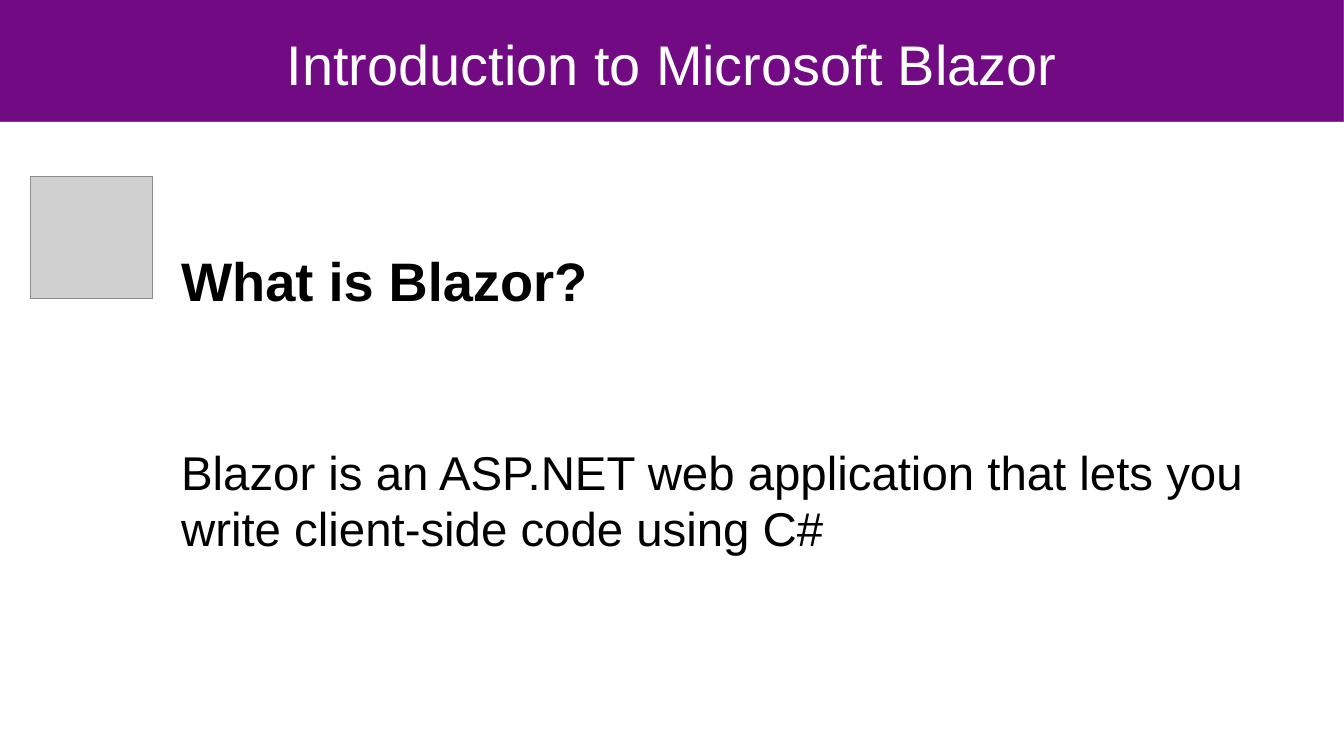
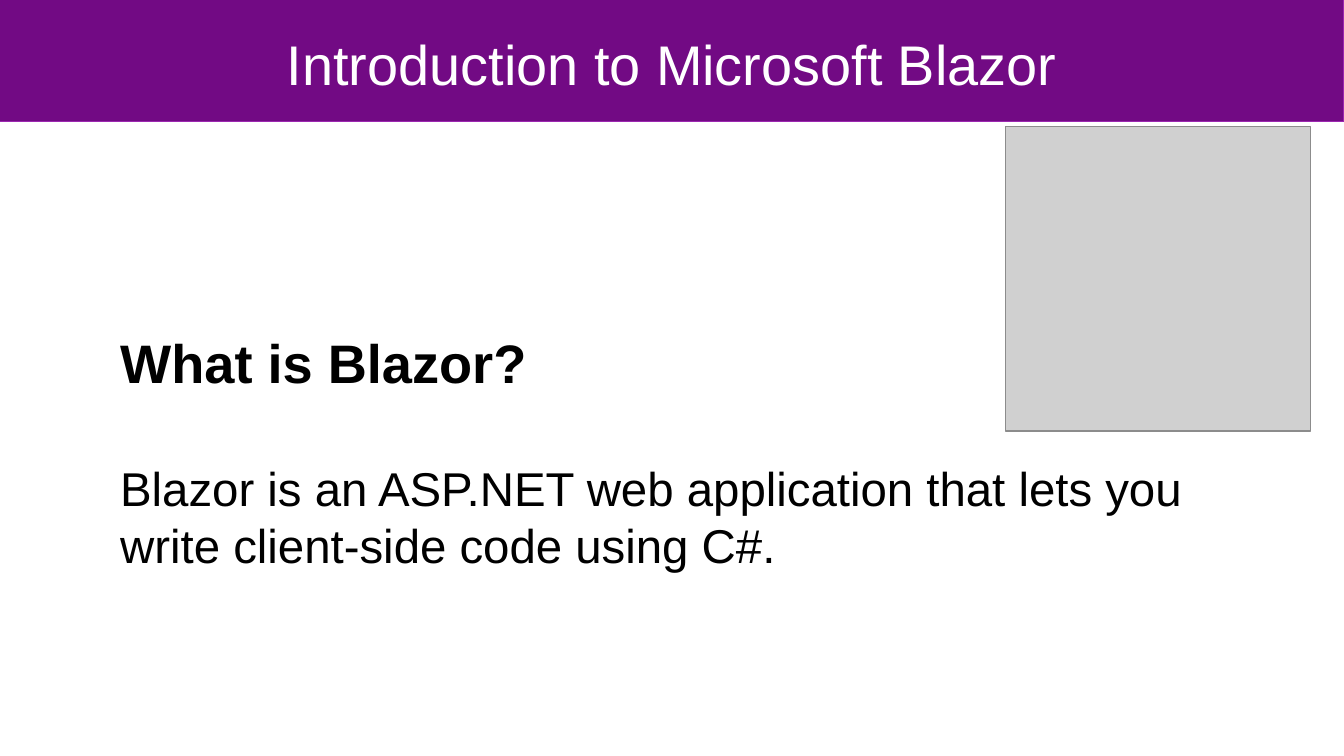
Before and after one commit to wheat32/BlazorTest, a slide deck: slide 1 of blazor_short.odp. Drawn at 1344x756 pixels with LibreOffice and Linux fonts; fonts in the diff are those of the drawing; grey boxes stand for pictures. Boxes give left, top, right and bottom in pixels: in the first picture for what was removed or moved away, otherwise in the second. Text is boxed around its words. In the diff, an @@ line names an element or a change of style, - is before the commit and + after.

```diff
--- a/blazor_short.odp
+++ b/blazor_short.odp
@@ picture: place and size @@
-picture at bbox=[30, 177, 152, 299]
+picture at bbox=[1006, 127, 1311, 432]
@@ subtitle "What is Blazor?": place and size @@
-subtitle "What is Blazor?" at bbox=[181, 261, 1242, 556]
+subtitle "What is Blazor?" at bbox=[120, 343, 1181, 573]
@@ subtitle at bbox=[120, 471, 1181, 573]: text changed @@
-Blazor is an ASP.NET web application that lets you write client-side code using C#
+Blazor is an ASP.NET web application that lets you write client-side code using C#.
```
Also in this commit, not shown: 3 other slides changed, 2 slides added, 4 other files.
